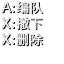
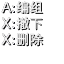
Comparing the layer stacks of the two w=64, h=64 images. Changes:
renamed "编队 撤下 删除" to "编组 撤下 删除", painted on it over [30, 1, 43, 15]
